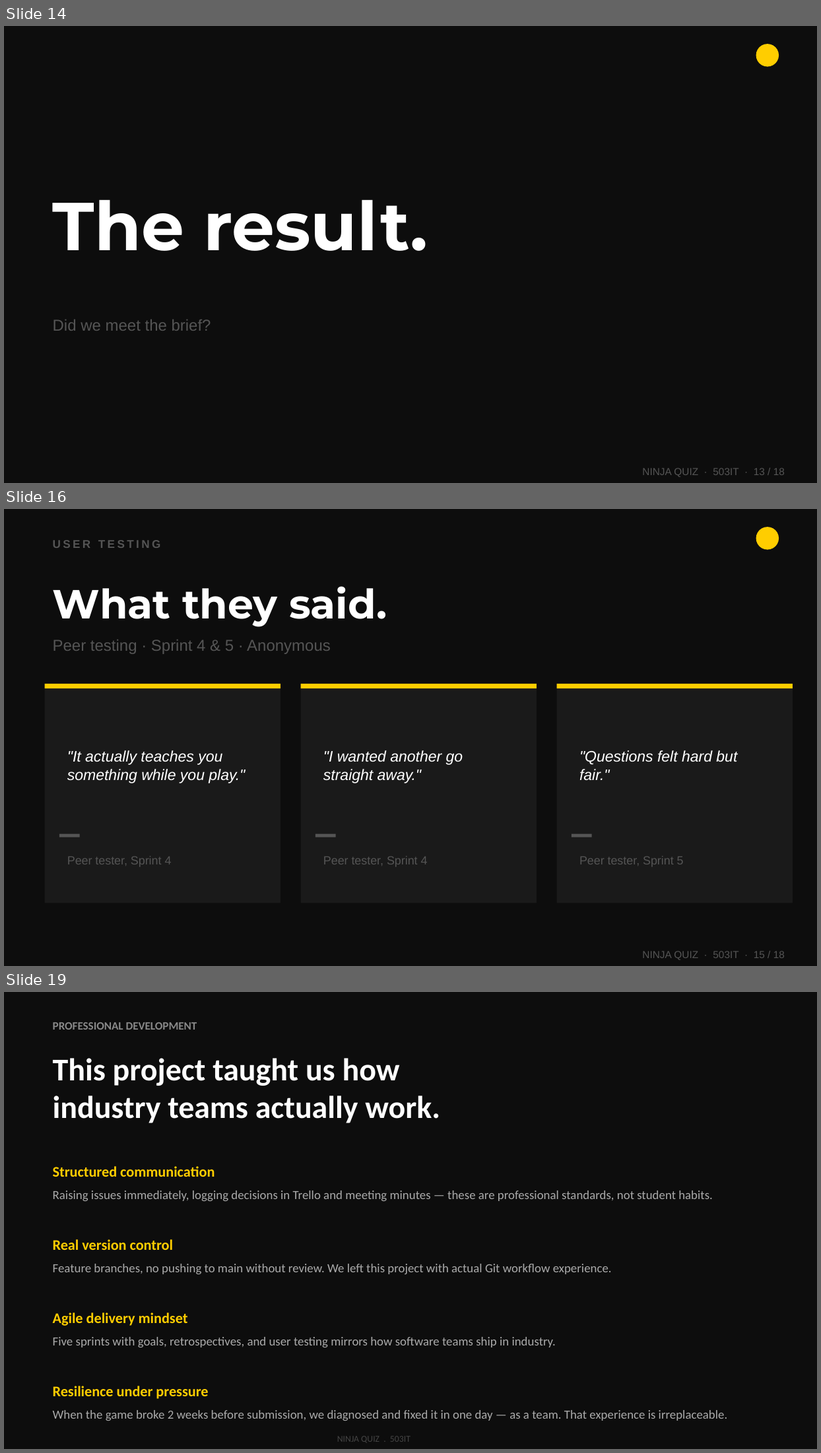
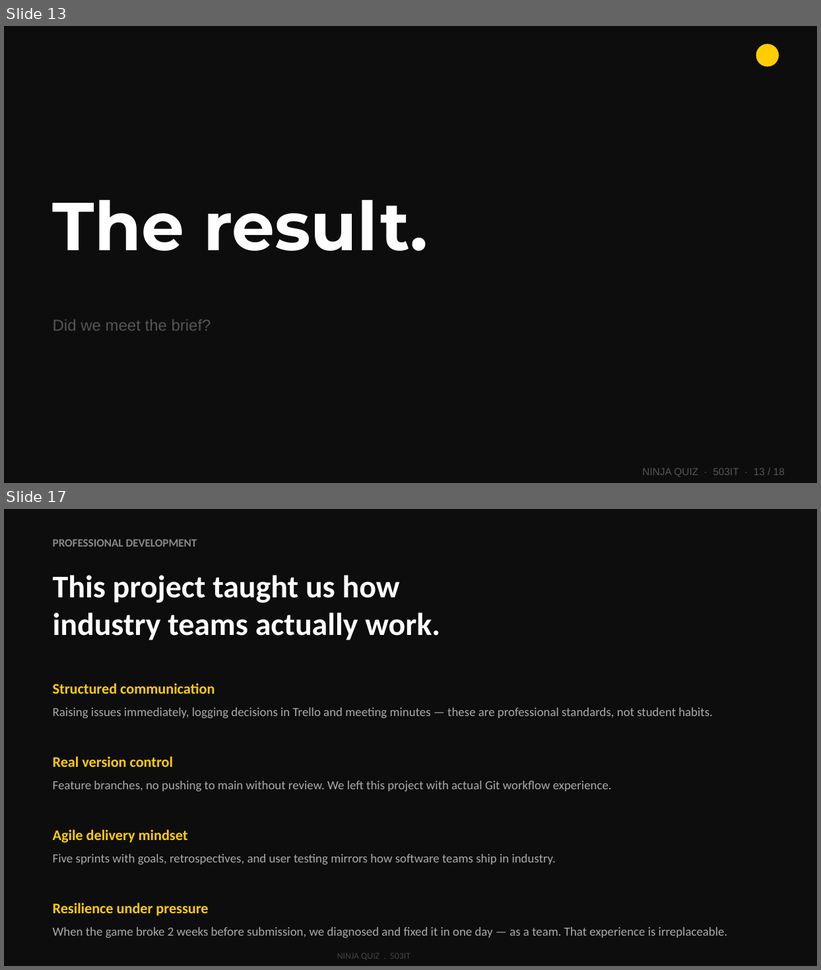
Before and after one commit to wlaa41/CoventryUniversity_503IT_Originals, a slide deck: NinjaQuiz-Presentation.pptx. Shown one above the other, each under a label of ours: slides 14, 16 and 19 before the commit, slides 13 and 17 after it; the slides between them are not shown. The pictures are 821x1453 and 821x970 pixels, drawn with LibreOffice and Linux fonts; fonts in the diff are those of the drawing. Boxes give left, top, right and bottom in pixels: in the first picture for what was removed or moved away, otherwise in the second. Text is boxed around its words. In the diff, an @@ line names an element or a change of style, - is before the commit and + after.

```diff
--- a/NinjaQuiz-Presentation.pptx
+++ b/NinjaQuiz-Presentation.pptx
@@ slide 16 removed at box(4, 509, 817, 966), background #0D0D0D @@
@@ ellipse removed at box(756, 527, 779, 550) @@
@@ text removed at box(53, 540, 161, 548) @@
-USER TESTING
@@ text removed at box(53, 586, 387, 627) @@
-What they said.
@@ text removed at box(53, 640, 331, 654) @@
-Peer testing · Sprint 4 & 5 · Anonymous
@@ rectangle removed at box(45, 684, 281, 904) @@
@@ rectangle removed at box(45, 684, 281, 689) @@
@@ rectangle removed at box(301, 684, 537, 904) @@
@@ rectangle removed at box(301, 684, 537, 689) @@
@@ rectangle removed at box(557, 684, 793, 904) @@
@@ rectangle removed at box(557, 684, 793, 689) @@
@@ text removed at box(67, 751, 245, 784) @@
-"It actually teaches you something while you play."
@@ text removed at box(323, 751, 463, 784) @@
-"I wanted another go straight away."
@@ text removed at box(580, 751, 737, 781) @@
-"Questions felt hard but fair."
@@ rectangle removed at box(59, 834, 80, 838) @@
@@ rectangle removed at box(316, 834, 336, 838) @@
@@ rectangle removed at box(572, 834, 592, 838) @@
@@ text removed at box(67, 856, 172, 867) @@
-Peer tester, Sprint 4
@@ text removed at box(323, 856, 428, 867) @@
-Peer tester, Sprint 4
@@ text removed at box(580, 856, 684, 867) @@
-Peer tester, Sprint 5
@@ text removed at box(642, 951, 785, 960) @@
-NINJA QUIZ · 503IT · 15 / 18
@@ what was slide 14 is now slide 13 @@
@@ what was slide 19 is now slide 17 @@
```
Also in this commit, not shown: 5 slides changed, 1 other slide removed.
